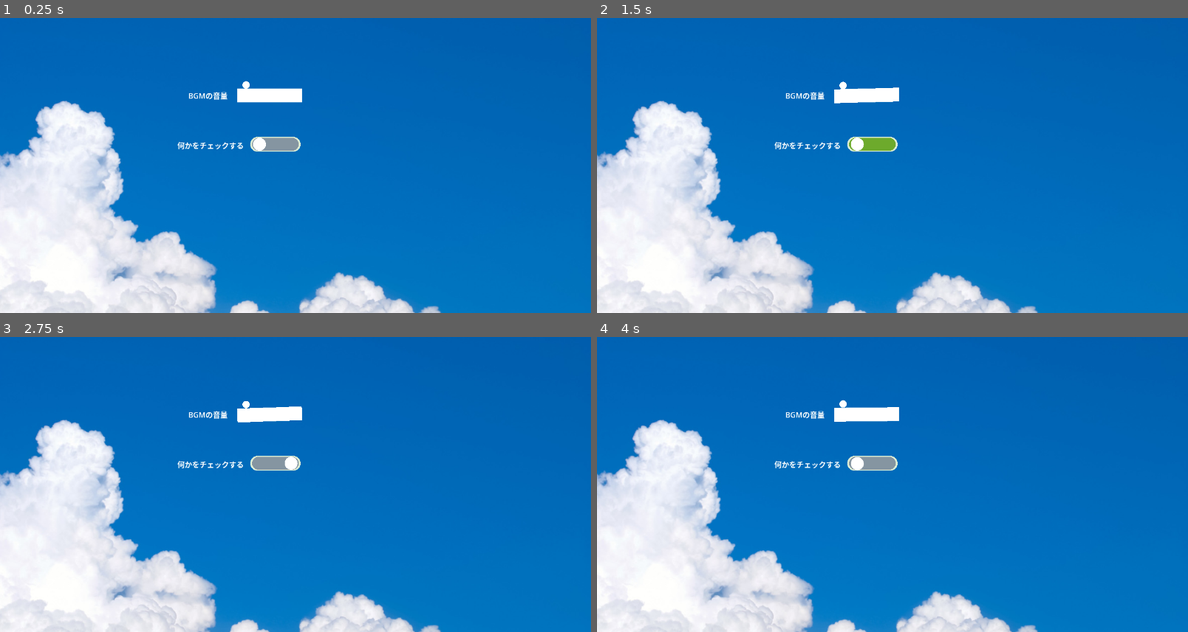
Above: before the commit, frames 1-4 (two rows, left to right).
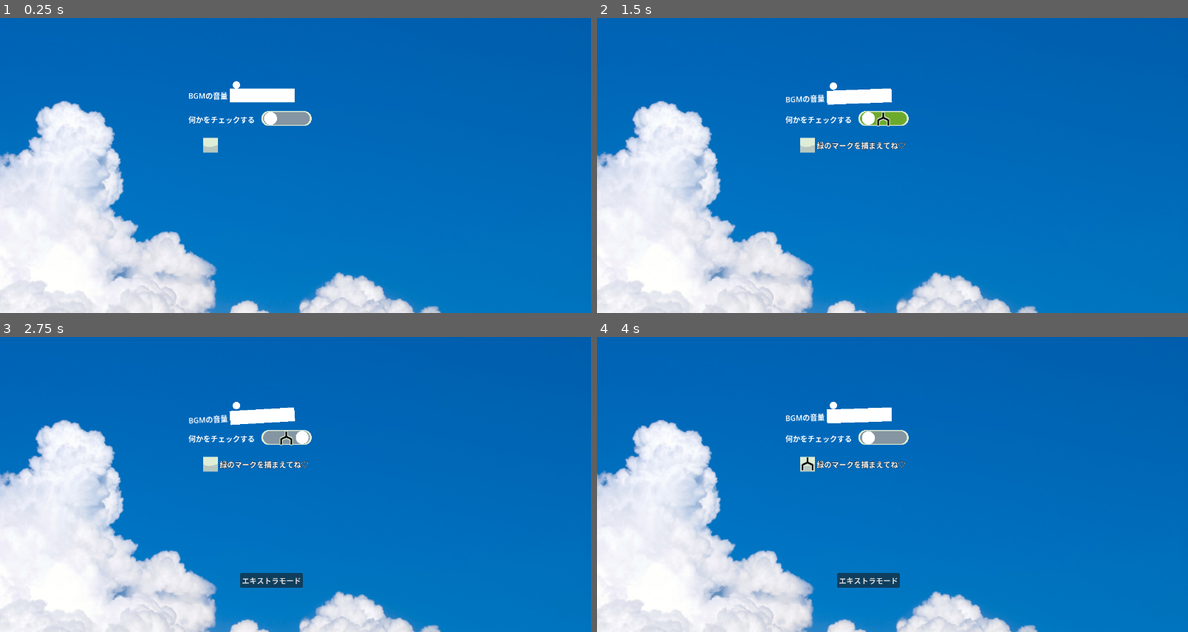
Above: after the commit, the same moments.

Repository: E-unahya/henteko-ui-godot
Game: Godot game, scene res://HentekoUI.tscn
Two runs of this game, one before a commit and one after it. Both use one fixed random seed, a clock stepped at 60 frames per second and the inputs below. The project has no main scene, so this scene is started directly.
Inputs (mouse positions are in pixels of both pictures, inside the frame that each line leads up to; where the layout moved, square brackets give the same spot in the first picture):
- Up to frame 1 (0.25 s): no input
- Up to frame 2 (1.5 s): click (809, 144) at 0.52 s; click (880, 118) [874, 144] at 1.25 s
- Up to frame 3 (2.75 s): click (283, 437) [277, 463] at 2 s
- Up to frame 4 (4 s): click (868, 578) at 2.75 s, where only the run after the commit has a clickable "エキストラモード"; click (809, 463) at 3.52 s

The runs differ from the first frame. In frame 1, 1.4% of the frame differs, in the area x 30-53%, y 21-46%; in frame 2, 1.7%; in frame 3, 2.2%, in the area x 30-53%, y 21-85%; in frame 4, 2.2%.

Commit message:
今回は変なチェックボタンを作成した。

Diff:
--- /dev/null
+++ b/E-UnaBGMVolume/henteko_volume.gd
@@ -0,0 +1,22 @@
+extends StaticBody2D
+@onready var floor: StaticBody2D = self
+@onready var bgm: AudioStreamPlayer = $BGM
+@onready var bar: RigidBody2D = $Bar
+
+var rotation_flag : bool
+
+func _ready() -> void:
+	rotation_flag = false
+
+func _process(delta: float) -> void:
+	if rotation_flag:
+		floor.rotation += get_global_mouse_position().y * 0.0001
+	bgm.volume_db = bar.position.x
+
+func _input(event: InputEvent) -> void:
+	if event.is_action_pressed("LeftMouse"):
+		bar.freeze = false
+		rotation_flag = true
+	if event.is_action_released("LeftMouse"):
+		rotation_flag = false
+		bar.freeze = true
--- /dev/null
+++ b/E-UnaBGMVolume/henteko_volume.tscn
@@ -0,0 +1,69 @@
+[gd_scene load_steps=9 format=3 uid="uid://bbwdwyosyhmk5"]
+
+[ext_resource type="Script" path="res://E-UnaBGMVolume/henteko_volume.gd" id="1_qawos"]
+[ext_resource type="AudioStream" uid="uid://dkoj1pm64shsh" path="res://marbletechno1.mp3" id="1_w6nur"]
+
+[sub_resource type="StandardMaterial3D" id="StandardMaterial3D_kv4u8"]
+albedo_color = Color(0.309804, 0.309804, 0.309804, 1)
+
+[sub_resource type="QuadMesh" id="QuadMesh_y68su"]
+material = SubResource("StandardMaterial3D_kv4u8")
+size = Vector2(140, 30)
+center_offset = Vector3(-64, 0, 0)
+
+[sub_resource type="RectangleShape2D" id="RectangleShape2D_qm2ra"]
+size = Vector2(140, 30)
+
+[sub_resource type="RectangleShape2D" id="RectangleShape2D_ppyuc"]
+size = Vector2(20, 65)
+
+[sub_resource type="SphereMesh" id="SphereMesh_qrwtl"]
+radius = 8.0
+height = 16.0
+
+[sub_resource type="CircleShape2D" id="CircleShape2D_echnn"]
+radius = 8.0
+
+[node name="HentekoVolume" type="StaticBody2D"]
+position = Vector2(-8, -152)
+input_pickable = true
+script = ExtResource("1_qawos")
+
+[node name="Label" type="Label" parent="."]
+offset_left = -224.0
+offset_top = -12.0
+offset_right = -141.0
+offset_bottom = 11.0
+text = "BGMの音量"
+
+[node name="MeshInstance2D" type="MeshInstance2D" parent="."]
+mesh = SubResource("QuadMesh_y68su")
+
+[node name="Floor" type="CollisionShape2D" parent="."]
+position = Vector2(-64, 0)
+shape = SubResource("RectangleShape2D_qm2ra")
+
+[node name="CollisionShape2D" type="CollisionShape2D" parent="."]
+position = Vector2(-64, -48)
+shape = SubResource("RectangleShape2D_qm2ra")
+
+[node name="Wall" type="CollisionShape2D" parent="."]
+position = Vector2(-144, -25.5)
+shape = SubResource("RectangleShape2D_ppyuc")
+
+[node name="Wall2" type="CollisionShape2D" parent="."]
+position = Vector2(16, -25)
+shape = SubResource("RectangleShape2D_ppyuc")
+
+[node name="Bar" type="RigidBody2D" parent="."]
+position = Vector2(-120, -24)
+
+[node name="MeshInstance2D" type="MeshInstance2D" parent="Bar"]
+mesh = SubResource("SphereMesh_qrwtl")
+
+[node name="CollisionShape2D" type="CollisionShape2D" parent="Bar"]
+shape = SubResource("CircleShape2D_echnn")
+
+[node name="BGM" type="AudioStreamPlayer" parent="."]
+stream = ExtResource("1_w6nur")
+autoplay = true
--- /dev/null
+++ b/E-UnaCheckButton/E-UnaCheckButton.gd
@@ -0,0 +1,61 @@
+extends Control
+@onready var accept_mark: Sprite2D = $AcceptMark
+@onready var mouse_pointer: Sprite2D = $MousePointer
+
+# 動かすためのムーブフラグ
+var move_flag : bool
+
+# 真・◇)ゞ
+signal accept
+
+func _ready() -> void:
+	move_flag = false
+	$AcceptMark/AcceptMarkArea.disable_mode = true
+	$AcceptMark/AcceptMarkArea/CollisionShape2D.disabled = true
+	$GoalArea.disable_mode = true
+	$MousePointer/MouseArea.disable_mode = true
+	randomize()
+	accept_mark.hide()
+	mouse_pointer.hide()
+	$ButtonContainer/Label.hide()
+
+func _process(delta: float) -> void:
+	mouse_pointer.position = get_local_mouse_position()
+	if move_flag:
+		accept_mark.position = mouse_pointer.position
+
+func _on_texture_button_pressed() -> void:
+	randomize()
+	mouse_pointer.show()
+	if accept_mark.visible:
+		accept_mark.hide()
+	else:
+		accept_mark.show()
+	accept_moving()
+	$ButtonContainer/Label.show()
+
+func accept_moving() -> void:
+	var rand_pos =  Vector2(randf_range(-680, 680), randf_range(-680, 680))
+	var tween = get_tree().create_tween()
+	tween.finished.connect(_on_accept_moving_tween_finished)
+	tween.tween_property(accept_mark, "position", rand_pos, 0.5).set_trans(Tween.TRANS_CUBIC)
+
+func _on_accept_moving_tween_finished() -> void:
+	$AcceptMark/AcceptMarkArea.disable_mode = false
+	$AcceptMark/AcceptMarkArea/CollisionShape2D.disabled = false
+	$GoalArea.disable_mode = false
+	$MousePointer/MouseArea.disable_mode = false
+
+func _on_accept_mark_area_area_entered(area: Area2D) -> void:
+	match area.name:
+		"MouseArea":
+			move_flag = true
+		"GoalArea":
+			move_flag = false
+			accept_mark.position = $GoalArea/CollisionShape2D.position
+
+func _on_goal_area_area_entered(area: Area2D) -> void:
+	if area.name == "AcceptMarkArea":
+		$ButtonContainer/Label.text = "同意しました。"
+		$AcceptMark/AcceptMarkArea/CollisionShape2D.disabled = true
+		accept.emit()
--- /dev/null
+++ b/E-UnaCheckButton/E-UnaCheckButton.tscn
@@ -0,0 +1,74 @@
+[gd_scene load_steps=10 format=3 uid="uid://c0h7e6rfhafu5"]
+
+[ext_resource type="Script" path="res://E-UnaCheckButton/E-UnaCheckButton.gd" id="1_hwlhm"]
+[ext_resource type="Texture2D" uid="uid://c826s3nxy415q" path="res://E-UnaCheckButton/normalbutton.jpg" id="2_lk7qx"]
+[ext_resource type="Texture2D" uid="uid://cr3ni6oim0830" path="res://E-UnaCheckButton/pressbutton.jpg" id="3_5xrgw"]
+[ext_resource type="Texture2D" uid="uid://6o1urrxd84hw" path="res://E-UnaCheckButton/AcceptMark.png" id="4_58wy3"]
+[ext_resource type="Texture2D" uid="uid://blqqwttdfno5l" path="res://E-UnaCheckButton/MouseArm.png" id="5_fnhuw"]
+
+[sub_resource type="LabelSettings" id="LabelSettings_126tl"]
+outline_size = 2
+outline_color = Color(0, 0, 0, 1)
+
+[sub_resource type="CircleShape2D" id="CircleShape2D_8y6ga"]
+radius = 32.0
+
+[sub_resource type="RectangleShape2D" id="RectangleShape2D_5v2hc"]
+size = Vector2(32, 32)
+
+[sub_resource type="RectangleShape2D" id="RectangleShape2D_wwv50"]
+size = Vector2(59, 40)
+
+[node name="E-UnaCheckButton" type="Control"]
+layout_mode = 3
+anchors_preset = 15
+anchor_right = 1.0
+anchor_bottom = 1.0
+offset_right = -1248.0
+offset_bottom = -608.0
+grow_horizontal = 2
+grow_vertical = 2
+script = ExtResource("1_hwlhm")
+
+[node name="ButtonContainer" type="HBoxContainer" parent="."]
+layout_mode = 0
+offset_right = 197.0
+offset_bottom = 32.0
+
+[node name="TextureButton" type="TextureButton" parent="ButtonContainer"]
+layout_mode = 2
+texture_normal = ExtResource("2_lk7qx")
+texture_pressed = ExtResource("3_5xrgw")
+
+[node name="Label" type="Label" parent="ButtonContainer"]
+layout_mode = 2
+text = "緑のマークを捕まえてね♡"
+label_settings = SubResource("LabelSettings_126tl")
+
+[node name="AcceptMark" type="Sprite2D" parent="."]
+texture = ExtResource("4_58wy3")
+
+[node name="AcceptMarkArea" type="Area2D" parent="AcceptMark"]
+
+[node name="CollisionShape2D" type="CollisionShape2D" parent="AcceptMark/AcceptMarkArea"]
+shape = SubResource("CircleShape2D_8y6ga")
+disabled = true
+
+[node name="GoalArea" type="Area2D" parent="."]
+
+[node name="CollisionShape2D" type="CollisionShape2D" parent="GoalArea"]
+position = Vector2(16, 16)
+shape = SubResource("RectangleShape2D_5v2hc")
+
+[node name="MousePointer" type="Sprite2D" parent="."]
+texture = ExtResource("5_fnhuw")
+
+[node name="MouseArea" type="Area2D" parent="MousePointer"]
+
+[node name="CollisionShape2D" type="CollisionShape2D" parent="MousePointer/MouseArea"]
+position = Vector2(-0.5, 10)
+shape = SubResource("RectangleShape2D_wwv50")
+
+[connection signal="pressed" from="ButtonContainer/TextureButton" to="." method="_on_texture_button_pressed"]
+[connection signal="area_entered" from="AcceptMark/AcceptMarkArea" to="." method="_on_accept_mark_area_area_entered"]
+[connection signal="area_entered" from="GoalArea" to="." method="_on_goal_area_area_entered"]
--- a/MyTougleButton/tougle.gd
+++ b/E-UnaTougleButton/tougle.gd
@@ -1,6 +1,8 @@
 extends Control
 @onready var ball: RigidBody2D = $HBoxContainer/TougleButton/Ball
 @onready var tougle_button: TextureButton = $HBoxContainer/TougleButton
+
+signal checked
 
 func _on_tougle_button_pressed() -> void:
 	var tween = get_tree().create_tween()
@@ -11,3 +13,4 @@
 	ball.freeze = false
 	ball.apply_central_impulse(Vector2(1000, 0))
 	tougle_button.release_focus()
+	checked.emit()
--- a/MyTougleButton/tougle.tscn
+++ b/E-UnaTougleButton/tougle.tscn
@@ -1,9 +1,9 @@
 [gd_scene load_steps=8 format=3 uid="uid://dygrkp7fpfxwe"]
 
-[ext_resource type="Script" path="res://MyTougleButton/tougle.gd" id="1_4d85m"]
-[ext_resource type="Texture2D" uid="uid://c1b8k5xmcu873" path="res://MyTougleButton/NotButtonChecked.png" id="1_rovre"]
-[ext_resource type="Texture2D" uid="uid://b61orf7ido3rs" path="res://MyTougleButton/ButtonChecked.png" id="2_7rhb2"]
-[ext_resource type="Script" path="res://MyTougleButton/Ball.gd" id="4_hm34s"]
+[ext_resource type="Script" path="res://E-UnaTougleButton/tougle.gd" id="1_4d85m"]
+[ext_resource type="Texture2D" uid="uid://c1b8k5xmcu873" path="res://E-UnaTougleButton/NotButtonChecked.png" id="1_rovre"]
+[ext_resource type="Texture2D" uid="uid://b61orf7ido3rs" path="res://E-UnaTougleButton/ButtonChecked.png" id="2_7rhb2"]
+[ext_resource type="Script" path="res://E-UnaTougleButton/Ball.gd" id="4_hm34s"]
 
 [sub_resource type="PhysicsMaterial" id="PhysicsMaterial_0n8xt"]
 absorbent = true
@@ -18,6 +18,8 @@
 [node name="Tougle" type="Control"]
 layout_mode = 3
 anchors_preset = 0
+offset_right = 32.0
+offset_bottom = 32.0
 script = ExtResource("1_4d85m")
 
 [node name="HBoxContainer" type="HBoxContainer" parent="."]
--- a/HentekoUI.gd
+++ b/HentekoUI.gd
@@ -1,21 +1,19 @@
 extends Node2D
-@onready var floor: StaticBody2D = $Floor
-@onready var bgm: AudioStreamPlayer = $BGM
-@onready var bar: RigidBody2D = $Floor/Bar
-var rotation_flag : bool
+@onready var game_start_button: Button = $GameStartButton
+@onready var tougle_button_accept: Button = $TougleButtonAccept
 
+
+# Called when the node enters the scene tree for the first time.
 func _ready() -> void:
-	rotation_flag = false
+	game_start_button.hide()
+	tougle_button_accept.hide()
 
+# Called every frame. 'delta' is the elapsed time since the previous frame.
 func _process(delta: float) -> void:
-	if rotation_flag:
-		floor.rotation += get_global_mouse_position().y * 0.0001
-	bgm.volume_db = bar.position.x
+	pass
 
-func _input(event: InputEvent) -> void:
-	if event.is_action_pressed("LeftMouse"):
-		bar.freeze = false
-		rotation_flag = true
-	if event.is_action_released("LeftMouse"):
-		rotation_flag = false
-		bar.freeze = true
+func _on_e_una_check_button_2_accept() -> void:
+	game_start_button.show()
+
+func _on_tougle_checked() -> void:
+	tougle_button_accept.show()
--- a/HentekoUI.tscn
+++ b/HentekoUI.tscn
@@ -1,29 +1,10 @@
-[gd_scene load_steps=11 format=3 uid="uid://baa07e5orrpxv"]
+[gd_scene load_steps=6 format=3 uid="uid://baa07e5orrpxv"]
 
 [ext_resource type="Script" path="res://HentekoUI.gd" id="1_crtid"]
+[ext_resource type="PackedScene" uid="uid://c0h7e6rfhafu5" path="res://E-UnaCheckButton/E-UnaCheckButton.tscn" id="2_aw77b"]
 [ext_resource type="Texture2D" uid="uid://cvdlnpapd3xan" path="res://DL00017_bule_sky.jpg" id="2_er5pg"]
-[ext_resource type="AudioStream" uid="uid://dkoj1pm64shsh" path="res://marbletechno1.mp3" id="2_o3l10"]
-[ext_resource type="PackedScene" uid="uid://dygrkp7fpfxwe" path="res://MyTougleButton/tougle.tscn" id="3_iaxwk"]
-
-[sub_resource type="StandardMaterial3D" id="StandardMaterial3D_kv4u8"]
-albedo_color = Color(0.309804, 0.309804, 0.309804, 1)
-
-[sub_resource type="QuadMesh" id="QuadMesh_y68su"]
-material = SubResource("StandardMaterial3D_kv4u8")
-size = Vector2(140, 30)
-
-[sub_resource type="RectangleShape2D" id="RectangleShape2D_qm2ra"]
-size = Vector2(140, 30)
-
-[sub_resource type="RectangleShape2D" id="RectangleShape2D_ppyuc"]
-size = Vector2(20, 65)
-
-[sub_resource type="SphereMesh" id="SphereMesh_qrwtl"]
-radius = 8.0
-height = 16.0
-
-[sub_resource type="CircleShape2D" id="CircleShape2D_echnn"]
-radius = 8.0
+[ext_resource type="PackedScene" uid="uid://dygrkp7fpfxwe" path="res://E-UnaTougleButton/tougle.tscn" id="3_iaxwk"]
+[ext_resource type="PackedScene" uid="uid://bbwdwyosyhmk5" path="res://E-UnaBGMVolume/henteko_volume.tscn" id="5_otckh"]
 
 [node name="HentekoUI" type="Node2D"]
 script = ExtResource("1_crtid")
@@ -33,52 +14,40 @@
 scale = Vector2(1.08974, 1.08974)
 texture = ExtResource("2_er5pg")
 
-[node name="Tougle" parent="." instance=ExtResource("3_iaxwk")]
-offset_left = -256.0
-offset_top = -64.0
-offset_right = -256.0
-offset_bottom = -64.0
-
 [node name="Camera2D" type="Camera2D" parent="."]
 
-[node name="Label" type="Label" parent="."]
+[node name="Tougle" parent="." instance=ExtResource("3_iaxwk")]
 offset_left = -232.0
-offset_top = -164.0
-offset_right = -148.0
-offset_bottom = -141.0
-text = "BGMの音量"
+offset_top = -120.0
+offset_right = -192.0
+offset_bottom = -120.0
 
-[node name="Floor" type="StaticBody2D" parent="."]
-position = Vector2(-56, -152)
-input_pickable = true
+[node name="E-UnaCheckButton2" parent="." instance=ExtResource("2_aw77b")]
+anchors_preset = 0
+anchor_right = 0.0
+anchor_bottom = 0.0
+offset_left = -200.0
+offset_top = -60.0
+offset_right = -160.0
+offset_bottom = -60.0
+grow_horizontal = 1
+grow_vertical = 1
 
-[node name="MeshInstance2D" type="MeshInstance2D" parent="Floor"]
-mesh = SubResource("QuadMesh_y68su")
+[node name="HentekoVolume" parent="." instance=ExtResource("5_otckh")]
 
-[node name="Floor" type="CollisionShape2D" parent="Floor"]
-shape = SubResource("RectangleShape2D_qm2ra")
+[node name="GameStartButton" type="Button" parent="."]
+offset_left = -120.0
+offset_top = 144.0
+offset_right = -7.0
+offset_bottom = 175.0
+text = "ゲームを始めたい（願望）"
 
-[node name="CollisionShape2D" type="CollisionShape2D" parent="Floor"]
-position = Vector2(0, -48)
-shape = SubResource("RectangleShape2D_qm2ra")
+[node name="TougleButtonAccept" type="Button" parent="."]
+offset_left = -120.0
+offset_top = 192.0
+offset_right = -7.0
+offset_bottom = 223.0
+text = "エキストラモード"
 
-[node name="Wall" type="CollisionShape2D" parent="Floor"]
-position = Vector2(-80, -25.5)
-shape = SubResource("RectangleShape2D_ppyuc")
-
-[node name="Wall2" type="CollisionShape2D" parent="Floor"]
-position = Vector2(80, -25)
-shape = SubResource("RectangleShape2D_ppyuc")
-
-[node name="Bar" type="RigidBody2D" parent="Floor"]
-position = Vector2(-51, -24)
-
-[node name="MeshInstance2D" type="MeshInstance2D" parent="Floor/Bar"]
-mesh = SubResource("SphereMesh_qrwtl")
-
-[node name="CollisionShape2D" type="CollisionShape2D" parent="Floor/Bar"]
-shape = SubResource("CircleShape2D_echnn")
-
-[node name="BGM" type="AudioStreamPlayer" parent="."]
-stream = ExtResource("2_o3l10")
-autoplay = true
+[connection signal="checked" from="Tougle" to="." method="_on_tougle_checked"]
+[connection signal="accept" from="E-UnaCheckButton2" to="." method="_on_e_una_check_button_2_accept"]
Binary file added: E-UnaCheckButton/AcceptMark.png
Not shown, added: E-UnaCheckButton/AcceptMark.png.import
Binary file added: E-UnaCheckButton/MouseArm.png
Not shown, changed: E-UnaCheckButton/MouseArm.png.import
Binary file added: E-UnaCheckButton/normalbutton.jpg
Not shown, added: E-UnaCheckButton/normalbutton.jpg.import
Binary file added: E-UnaCheckButton/pressbutton.jpg
Not shown, added: E-UnaCheckButton/pressbutton.jpg.import
Renamed: MyTougleButton/Ball.gd -> E-UnaTougleButton/Ball.gd
Renamed: MyTougleButton/ButtonChecked.png -> E-UnaTougleButton/ButtonChecked.png
Not shown, changed: E-UnaTougleButton/ButtonChecked.png.import
Renamed: MyTougleButton/NotButtonChecked.png -> E-UnaTougleButton/NotButtonChecked.png
(and 4 more such lines)
